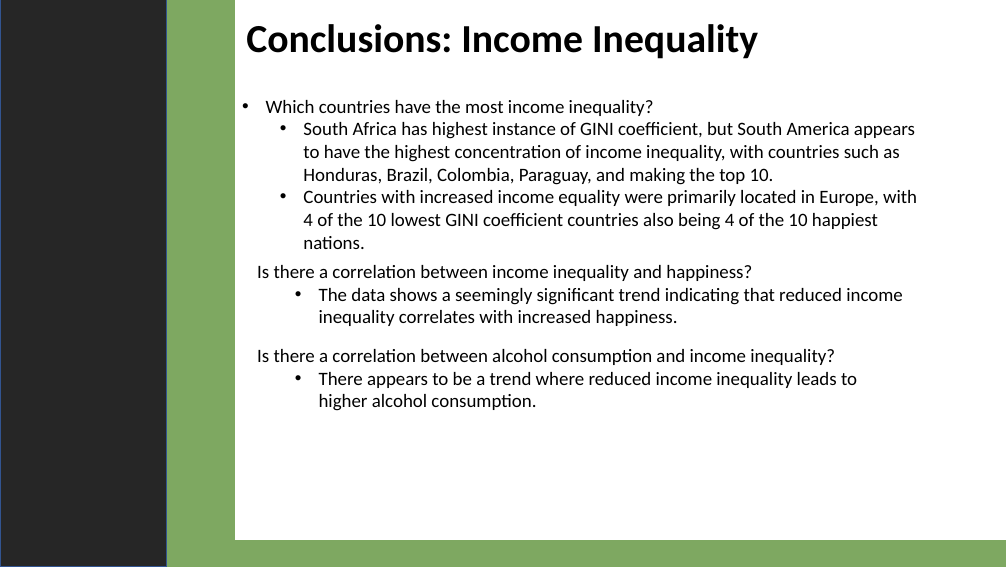
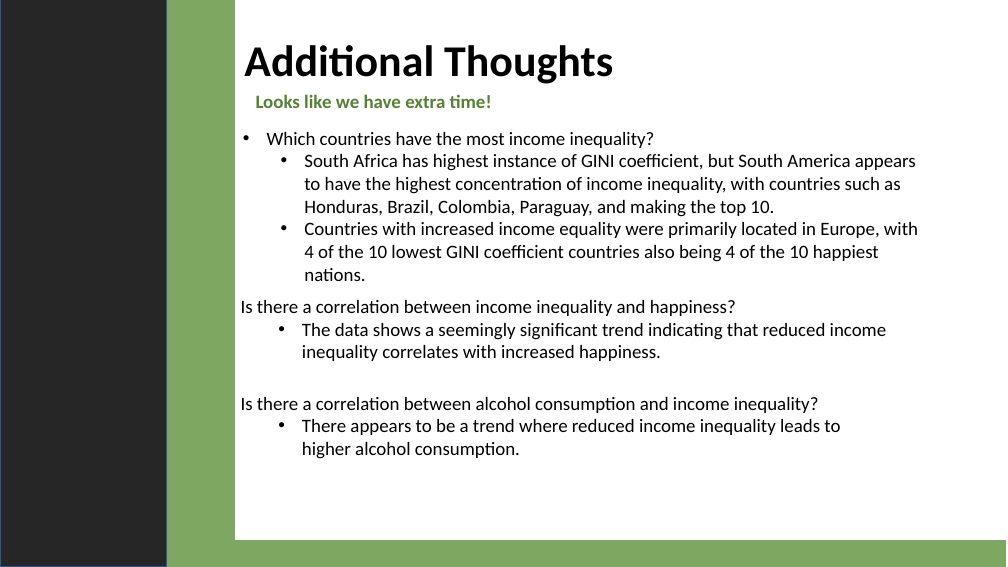
Before and after one commit to 4d4m43/DrinkAndBeHapPY, a slide deck: slide 22 of For Submittal/DrinkandBeHappyFinal.pptx (slide 15 before the commit). Drawn at 1008x567 pixels with LibreOffice and Linux fonts; fonts in the diff are those of the drawing. Boxes give left, top, right and bottom in pixels: in the first picture for what was removed or moved away, otherwise in the second. Text is boxed around its words. In the diff, an @@ line names an element or a change of style, - is before the commit and + after.

```diff
--- a/For Submittal/DrinkandBeHappyFinal.pptx
+++ b/For Submittal/DrinkandBeHappyFinal.pptx
@@ background #542C39 to #FFFFFF @@
@@ rectangle removed at [0,0,1008,567] @@
@@ text removed at [246,24,758,59] @@
-Conclusions: Income Inequality
@@ text added at [244,45,613,84], 41.9 pt, text #000000, bold @@
+Additional Thoughts
@@ text added at [256,94,492,108], 18 pt, text #548235, bold @@
+Looks like we have extra time!
@@ text "Which countries have the most ...": place and size @@
-text "Which countries have the most ..." at [266,100,917,249]
+text "Which countries have the most ..." at [267,132,918,281]
@@ text "Is there a correlation between ...": place and size @@
-text "Is there a correlation between ..." at [257,265,902,326]
+text "Is there a correlation between ..." at [241,300,886,361]
@@ text "Is there a correlation between ...": place and size @@
-text "Is there a correlation between ..." at [257,349,857,411]
+text "Is there a correlation between ..." at [241,397,840,459]
```
Also in this commit, not shown: 8 other slides changed, 5 slides added.
